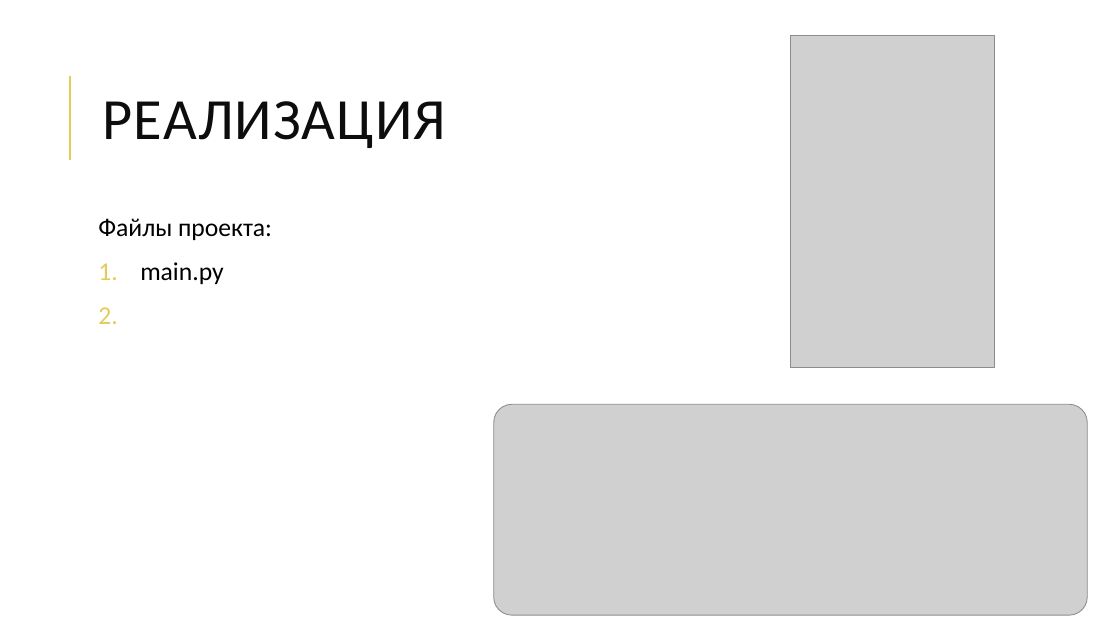
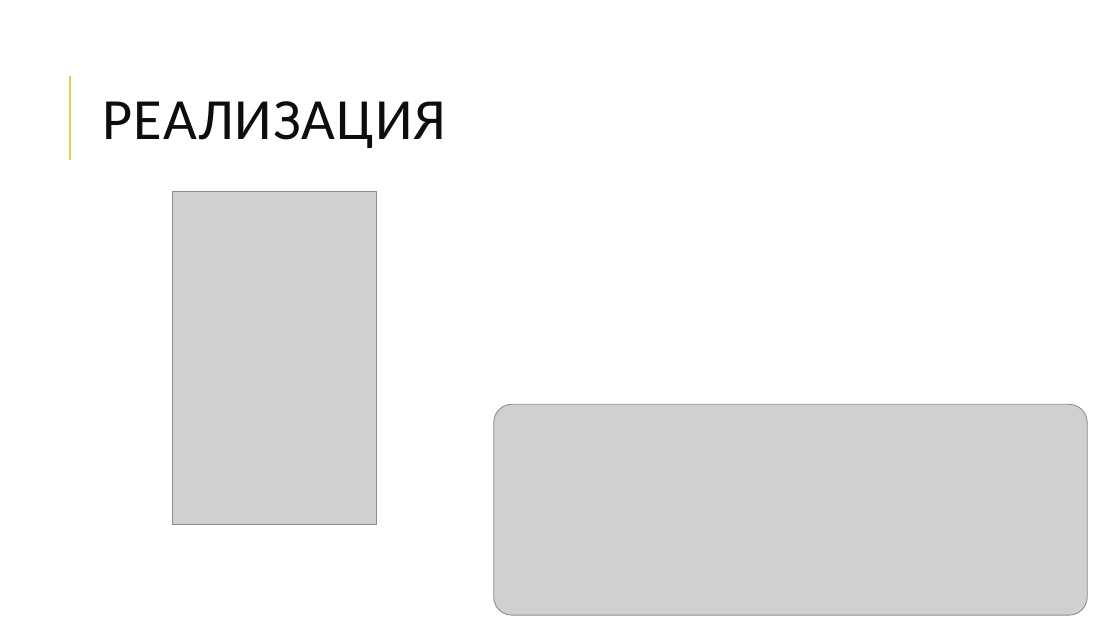
Before and after one commit to git21git/WEB_Project, a slide deck: slide 3 of Презентация WEB.pptx. Drawn at 1120x630 pixels with LibreOffice and Linux fonts; fonts in the diff are those of the drawing; grey boxes stand for pictures. Boxes give left, top, right and bottom in pixels: in the first picture for what was removed or moved away, otherwise in the second. Text is boxed around its words. In the diff, an @@ line names an element or a change of style, - is before the commit and + after.

```diff
--- a/Презентация WEB.pptx
+++ b/Презентация WEB.pptx
@@ picture moved from (x1=791, y1=35, x2=995, y2=368) to (x1=173, y1=192, x2=377, y2=524) @@
@@ text removed at (x1=98, y1=218, x2=272, y2=284) @@
-Файлы проекта:
-1. main.py
```
Also in this commit, not shown: 3 other slides changed, 3 other files.
